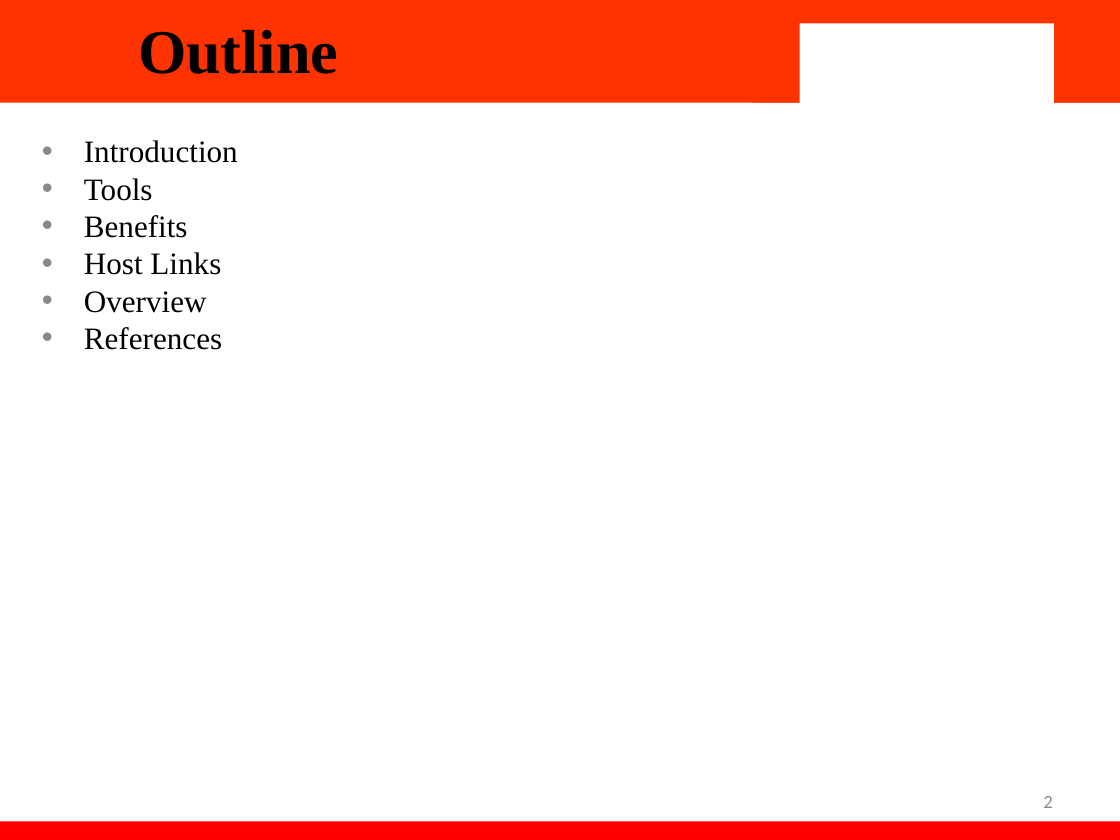
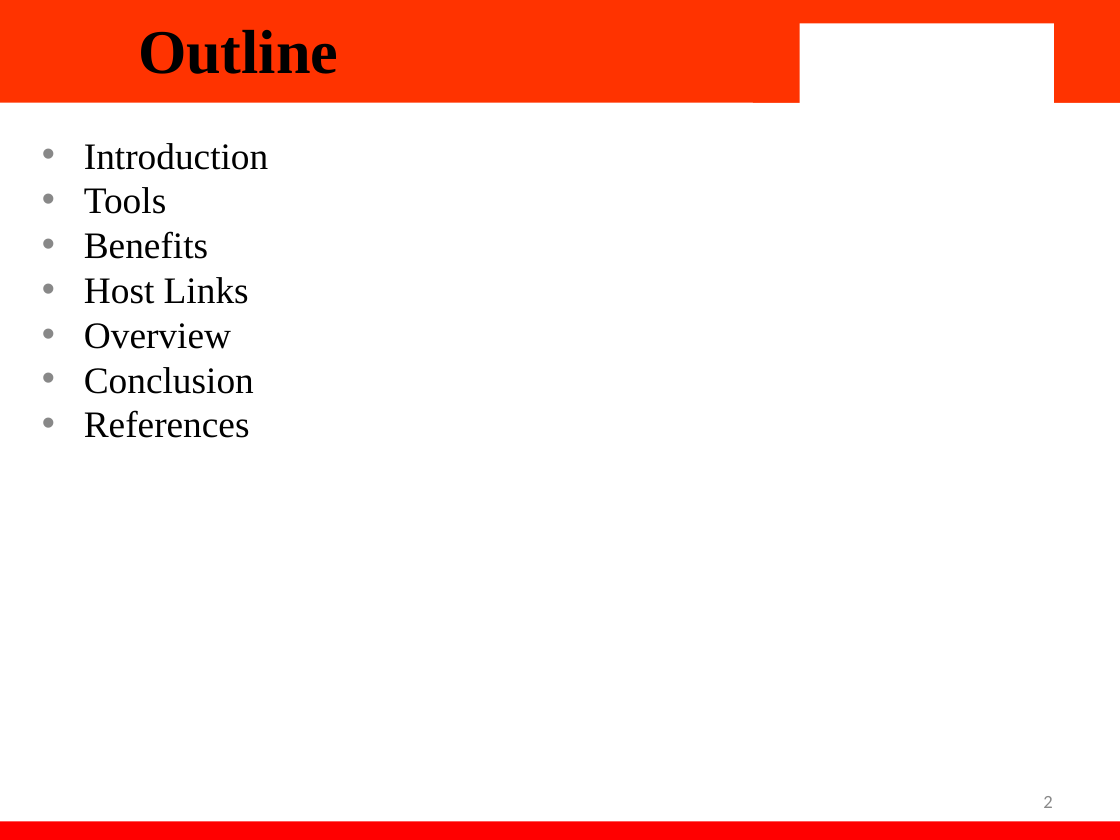
Before and after one commit to JayArindam/yummybites, a slide deck: slide 2 of YummyBite.pptx. Drawn at 1120x840 pixels with LibreOffice and Linux fonts; fonts in the diff are those of the drawing; background and template pictures are left out. Boxes give left, top, right and bottom in pixels: in the first picture for what was removed or moved away, otherwise in the second. Text is boxed around its words. In the diff, an @@ line names an element or a change of style, - is before the commit and + after.

```diff
--- a/YummyBite.pptx
+++ b/YummyBite.pptx
@@ subtitle at [84,143,268,438]: size 20 to 24 pt in "Introduction", "Tools", "Benefits", "Host Links" and 2 more places @@
@@ subtitle at [84,367,254,394]: paragraph added @@
+• Conclusion
```
Also in this commit, not shown: 5 other slides changed, 6 slides added, 1 slide removed.
